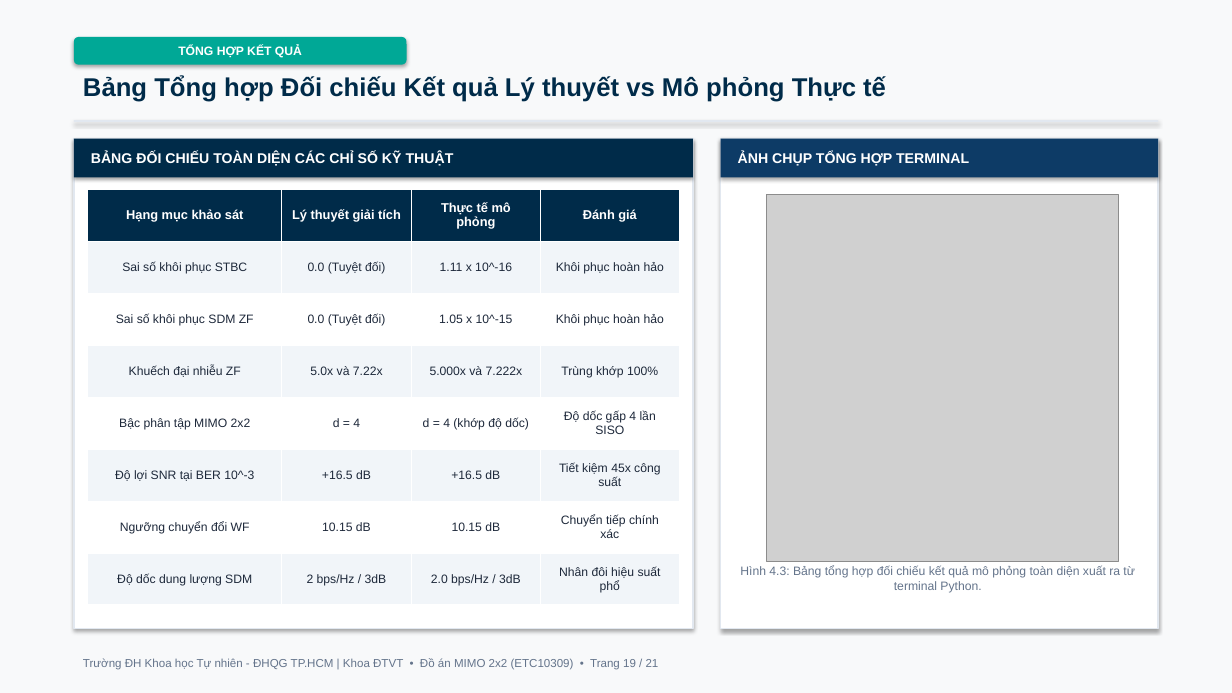
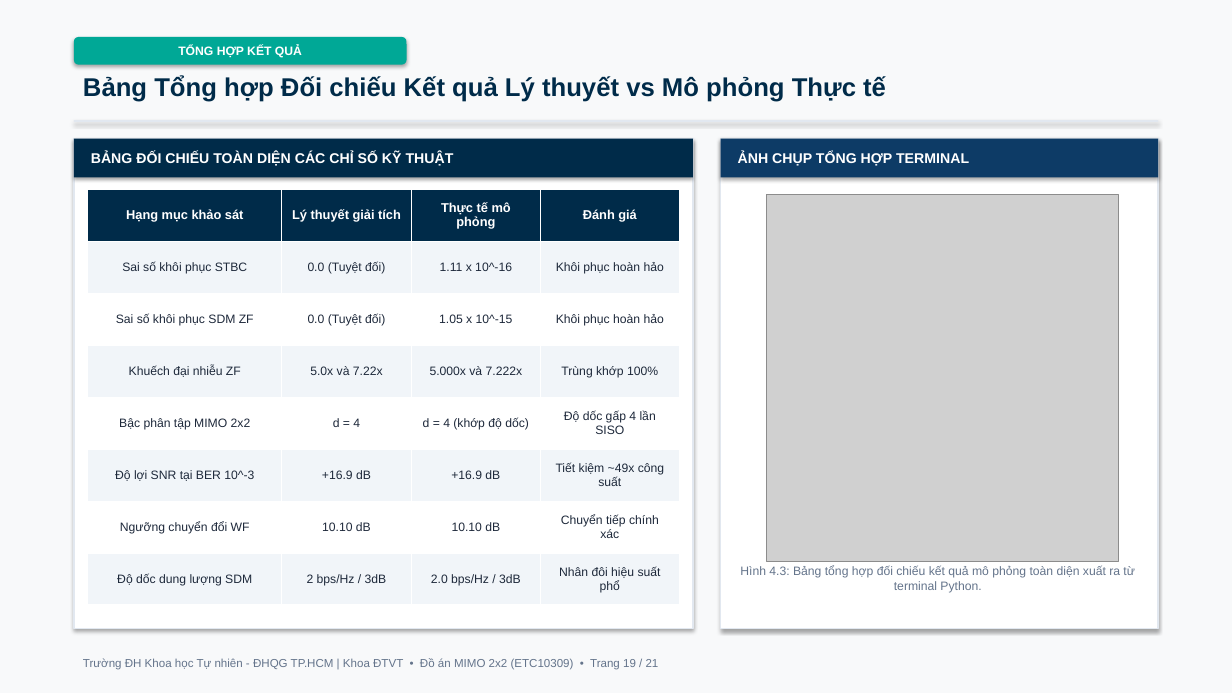
Before and after one commit to lengoctuong2005/mimo-2x2-simulation, a slide deck: slide 19 of slides/Slide_ThuyetTrinh_MIMO_2026.pptx. Drawn at 1232x693 pixels with LibreOffice and Linux fonts; fonts in the diff are those of the drawing; grey boxes stand for pictures. Boxes give left, top, right and bottom in pixels: in the first picture for what was removed or moved away, otherwise in the second. Text is boxed around its words. In the diff, an @@ line names an element or a change of style, - is before the commit and + after.

```diff
--- a/slides/Slide_ThuyetTrinh_MIMO_2026.pptx
+++ b/slides/Slide_ThuyetTrinh_MIMO_2026.pptx
@@ table at [88,189,679,605] @@
-row 6: Độ lợi SNR tại BER 10^-3 | +16.5 dB | +16.5 dB | Tiết kiệm 45x công suất
+row 6: Độ lợi SNR tại BER 10^-3 | +16.9 dB | +16.9 dB | Tiết kiệm ~49x công suất
-row 7, column 2: 10.15 dB
+row 7, column 2: 10.10 dB
-row 7, column 3: 10.15 dB
+row 7, column 3: 10.10 dB
```
Also in this commit, not shown: 10 other slides changed, 23 other files.
